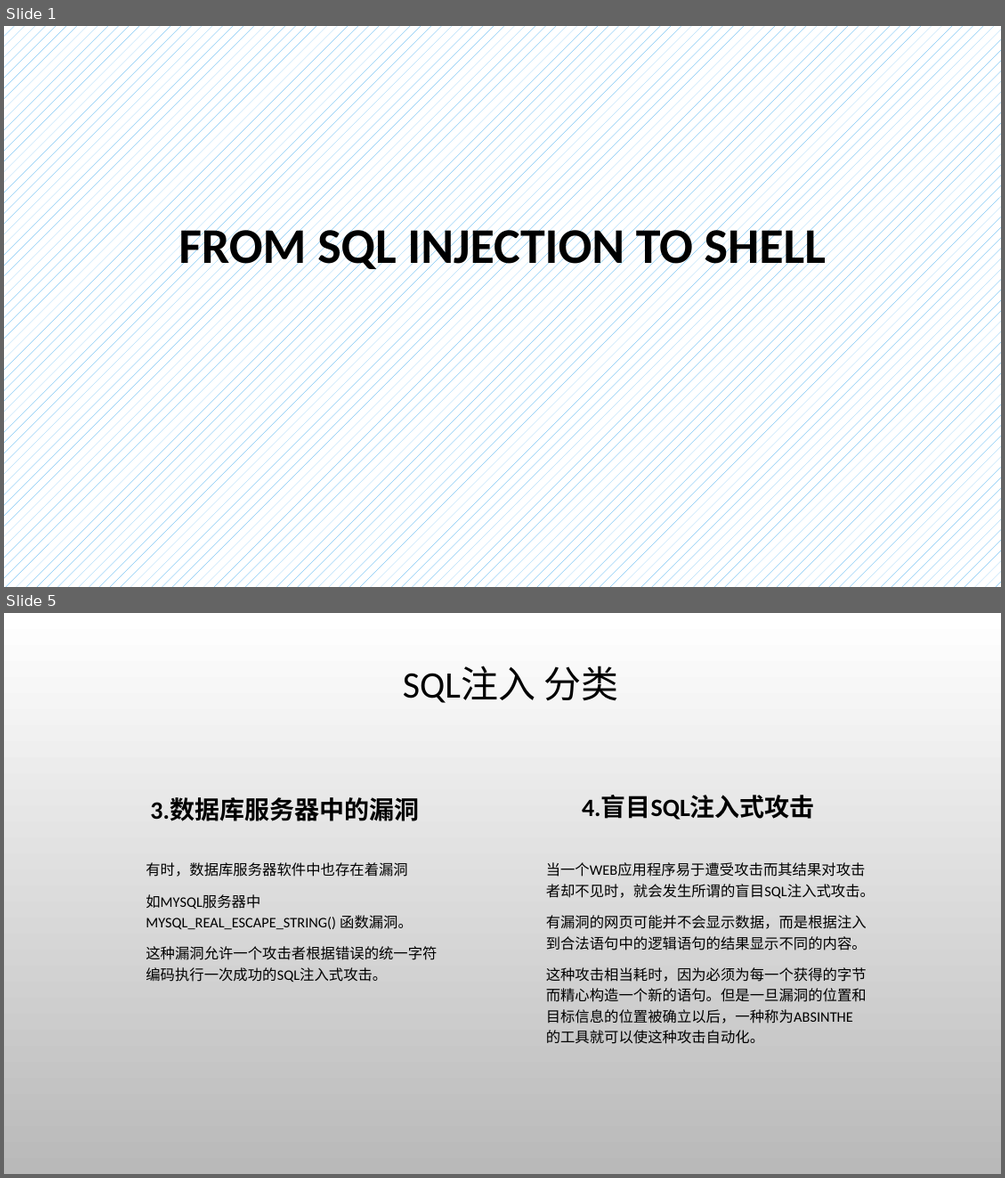
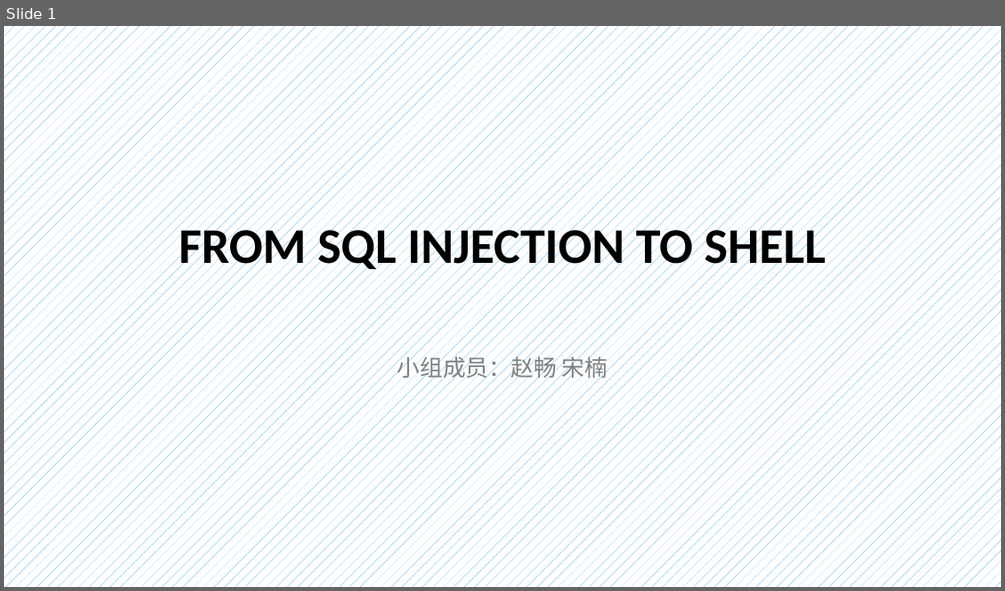
Before and after one commit to CUCCS/ns, a slide deck: 2016-2/zc_snRNA/FlippedClassroom_FromSqlInjectionToShell/From SQL injection to Shell.pptx. Shown one above the other, each under a label of ours: slides 1 and 5 before the commit, slide 1 after it; the slides between them are not shown. The pictures are 1005x1178 and 1005x591 pixels, drawn with LibreOffice and Linux fonts; fonts in the diff are those of the drawing; background and template pictures are left out. Boxes give left, top, right and bottom in pixels: in the first picture for what was removed or moved away, otherwise in the second. Text is boxed around its words. In the diff, an @@ line names an element or a change of style, - is before the commit and + after.

```diff
--- a/2016-2/zc_snRNA/FlippedClassroom_FromSqlInjectionToShell/From SQL injection to Shell.pptx
+++ b/2016-2/zc_snRNA/FlippedClassroom_FromSqlInjectionToShell/From SQL injection to Shell.pptx
@@ slide 5 removed at (x1=4, y1=613, x2=1001, y2=1174), background picture (left out) @@
@@ title removed at (x1=403, y1=666, x2=618, y2=703) @@
-SQL注入 分类
@@ text removed at (x1=150, y1=798, x2=419, y2=825) @@
-3.数据库服务器中的漏洞
@@ text removed at (x1=582, y1=795, x2=815, y2=819) @@
-4.盲目SQL注入式攻击
@@ text removed at (x1=146, y1=862, x2=437, y2=981) @@
-有时，数据库服务器软件中也存在着漏洞
-如MYSQL服务器中MYSQL_REAL_ESCAPE_STRING() 函数漏洞。
-这种漏洞允许一个攻击者根据错误的统一字符编码执行一次成功的SQL注入式攻击。
@@ text removed at (x1=546, y1=862, x2=874, y2=1044) @@
-当一个WEB应用程序易于遭受攻击而其结果对攻击者却不见时，就会发生所谓的盲目SQL注入式攻击。
-有漏洞的网页可能并不会显示数据，而是根据注入到合法语句中的逻辑语句的结果显示不同的内容。
-这种攻击相当耗时，因为必须为每一个获得的字节而精心构造一个新的语句。但是一旦漏洞的位置和目标信息的位置被确立以后，一种称为ABSINTHE的工具就可以使这种攻击自动化。
@@ slide 1 changed as well @@
@@ subtitle added at (x1=397, y1=352, x2=607, y2=381), 22 pt, text #808080 @@
+小组成员：赵畅 宋楠
```
Also in this commit, not shown: 9 other slides changed, 18 slides added, 8 other slides removed.
